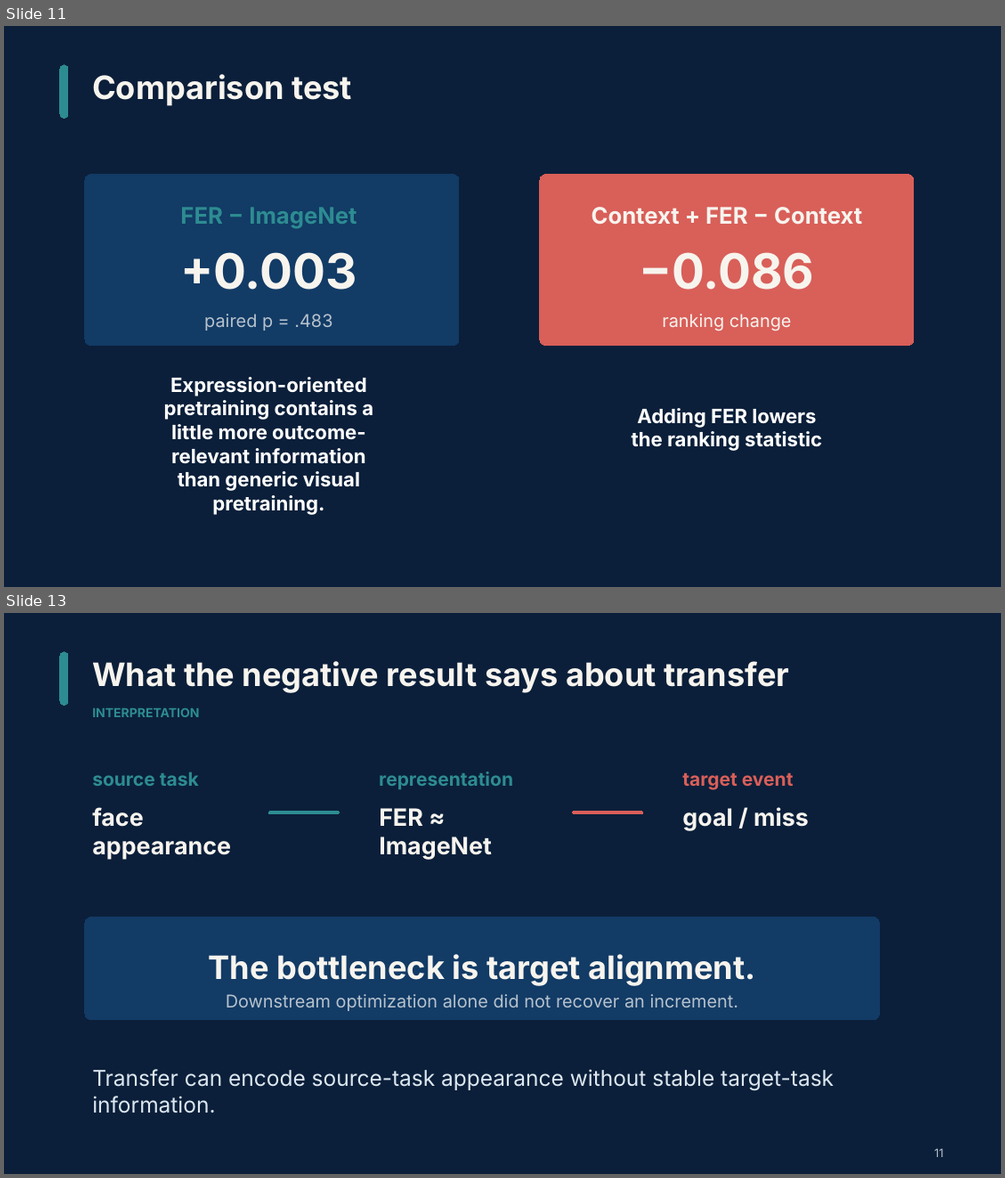
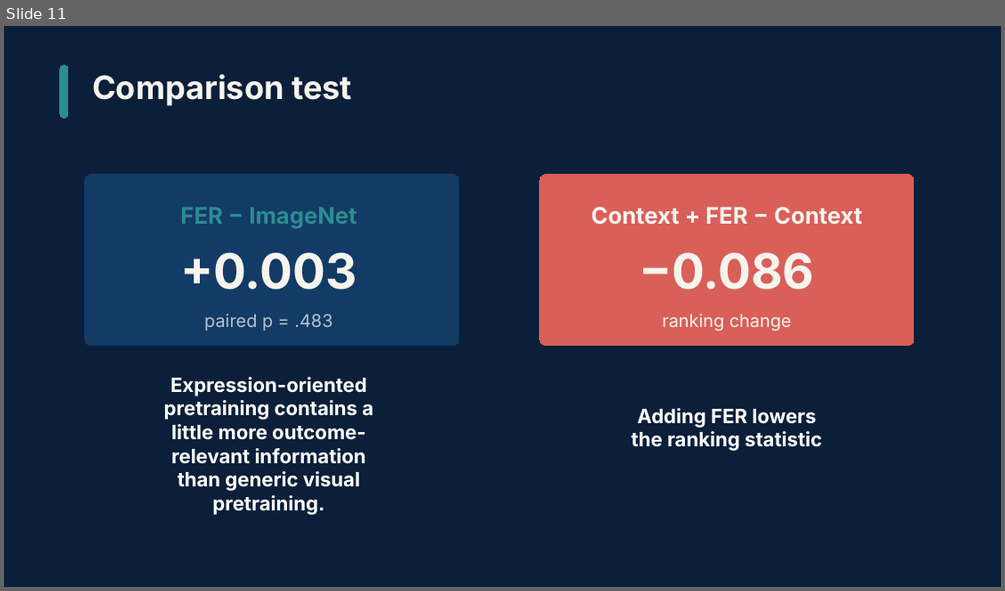
Before and after one commit to Grass456/Penalty-shoot-and-Expression, a slide deck: video/deliverables/Penalty_Shootout_and_Facial_Expression.pptx. Shown one above the other, each under a label of ours: slides 11 and 13 before the commit, slide 11 after it; the slides between them are not shown. The pictures are 1005x1178 and 1005x591 pixels, drawn with LibreOffice and Linux fonts; fonts in the diff are those of the drawing. Boxes give left, top, right and bottom in pixels: in the first picture for what was removed or moved away, otherwise in the second. Text is boxed around its words. In the diff, an @@ line names an element or a change of style, - is before the commit and + after.

```diff
--- a/video/deliverables/Penalty_Shootout_and_Facial_Expression.pptx
+++ b/video/deliverables/Penalty_Shootout_and_Facial_Expression.pptx
@@ slide 13 removed at [4, 613, 1001, 1174], background #0B1F3A @@
@@ rounded rectangle removed at [60, 652, 67, 705] @@
@@ text removed at [92, 661, 789, 693] @@
-What the negative result says about transfer
@@ text removed at [92, 708, 199, 717] @@
-INTERPRETATION
@@ text removed at [92, 772, 199, 786] @@
-source task
@@ text removed at [379, 771, 513, 789] @@
-representation
@@ text removed at [682, 773, 793, 790] @@
-target event
@@ text removed at [92, 807, 231, 859] @@
-face appearance
@@ rounded rectangle removed at [268, 811, 339, 814] @@
@@ text removed at [379, 808, 492, 859] @@
-FER ≈ ImageNet
@@ rounded rectangle removed at [573, 811, 643, 814] @@
@@ text removed at [682, 807, 809, 830] @@
-goal / miss
@@ rounded rectangle removed at [85, 916, 879, 1020] @@
@@ text removed at [209, 954, 756, 986] @@
-The bottleneck is target alignment.
@@ text removed at [226, 994, 739, 1011] @@
-Downstream optimization alone did not recover an increment.
@@ text removed at [92, 1069, 833, 1091] @@
-Transfer can encode source-task appearance without stable target-task information.
@@ text removed at [934, 1148, 943, 1157] @@
-11
```
Also in this commit, not shown: 5 slides changed, 1 slide added, 1 other file.
